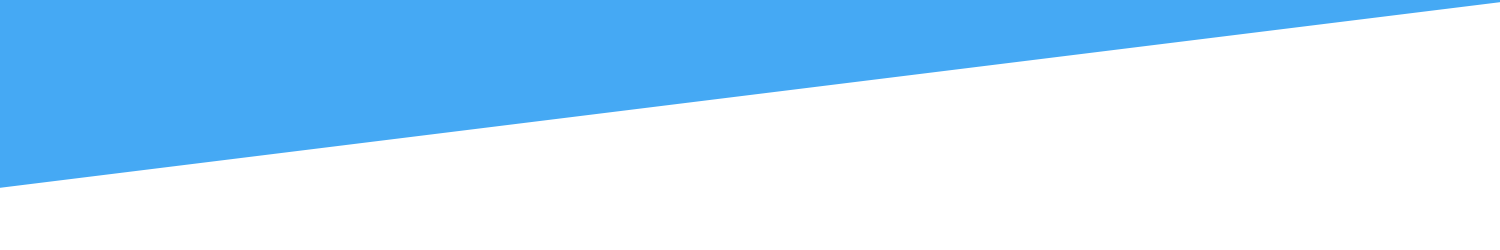
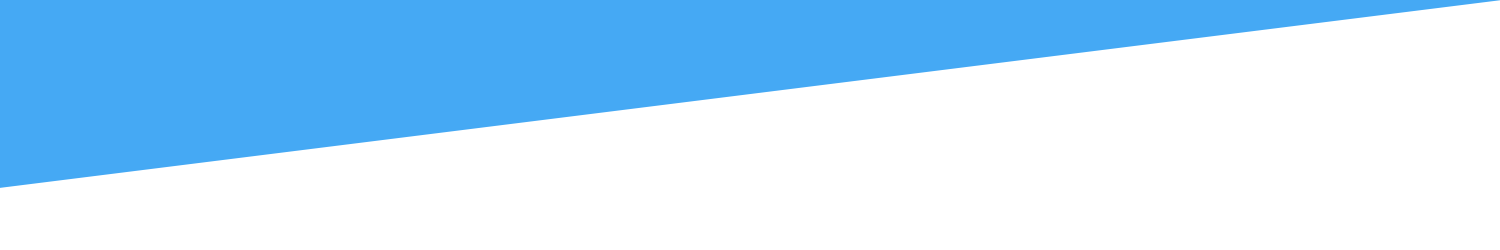
The second (1500, 250) image is a revision of the first. Changes to its layers:
added layer "Layer 1" above "Capa 2" over [0, 0, 1500, 188]
hid "Capa 2", painted on it over [0, 0, 1500, 188]
